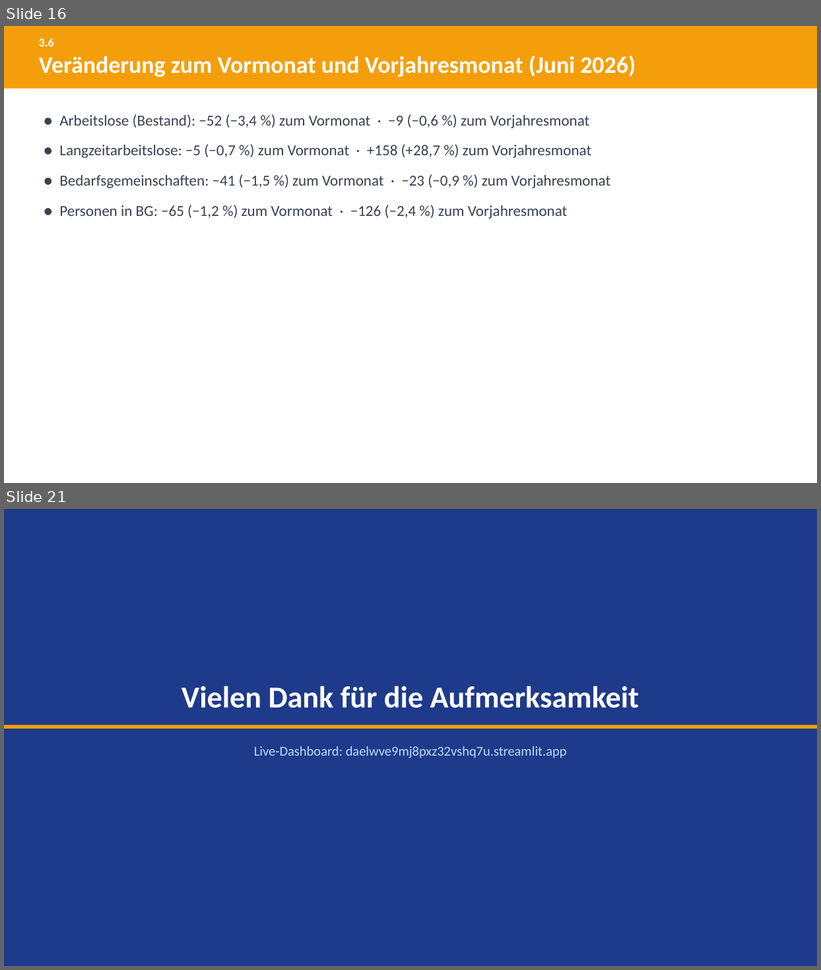
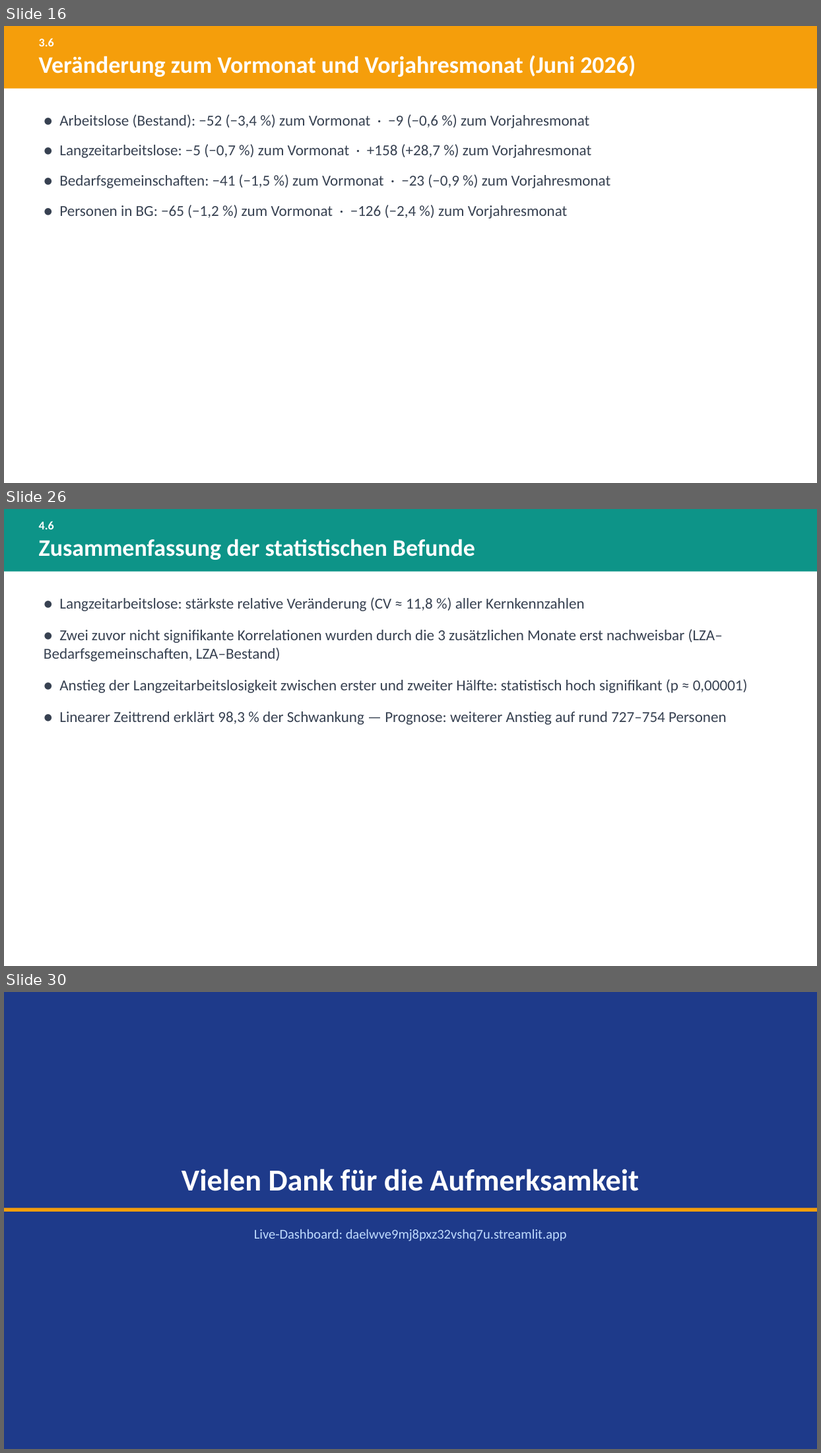
Before and after one commit to eufunk/arbeitsmarkt-regensburg, a slide deck: Dok/Projektpraesentation.pptx. Shown one above the other, each under a label of ours: slides 16 and 21 before the commit, slides 16, 26 and 30 after it; the slides between them are not shown. The pictures are 821x970 and 821x1453 pixels, drawn with LibreOffice and Linux fonts; fonts in the diff are those of the drawing. Boxes give left, top, right and bottom in pixels: in the first picture for what was removed or moved away, otherwise in the second. Text is boxed around its words. In the diff, an @@ line names an element or a change of style, - is before the commit and + after.

```diff
--- a/Dok/Projektpraesentation.pptx
+++ b/Dok/Projektpraesentation.pptx
@@ slide 26 added at (x1=4, y1=509, x2=817, y2=966), background #FFFFFF @@
@@ rectangle added at (x1=4, y1=509, x2=817, y2=571), fill #0D9488 @@
@@ text added at (x1=39, y1=521, x2=54, y2=529), 14 pt, text #FFFFFF, bold @@
+4.6
@@ text added at (x1=39, y1=539, x2=475, y2=560), 28 pt, text #FFFFFF, bold @@
+Zusammenfassung der statistischen Befunde
@@ text added at (x1=44, y1=597, x2=748, y2=725), 18 pt, text #374151 @@
+● Langzeitarbeitslose: stärkste relative Veränderung (CV ≈ 11,8 %) aller Kernkennzahlen
+● Zwei zuvor nicht signifikante Korrelationen wurden durch die 3 zusätzlichen Monate erst nachweisbar (LZA–Bedarfsgemeinschaften, LZA–Bestand)
+● Anstieg der Langzeitarbeitslosigkeit zwischen erster und zweiter Hälfte: statistisch hoch signifikant (p ≈ 0,00001)
+● Linearer Zeittrend erklärt 98,3 % der Schwankung — Prognose: weiterer Anstieg auf rund 727–754 Personen
@@ what was slide 21 is now slide 30 @@
```
Also in this commit, not shown: 11 slides changed, 8 other slides added, 21 other files.
